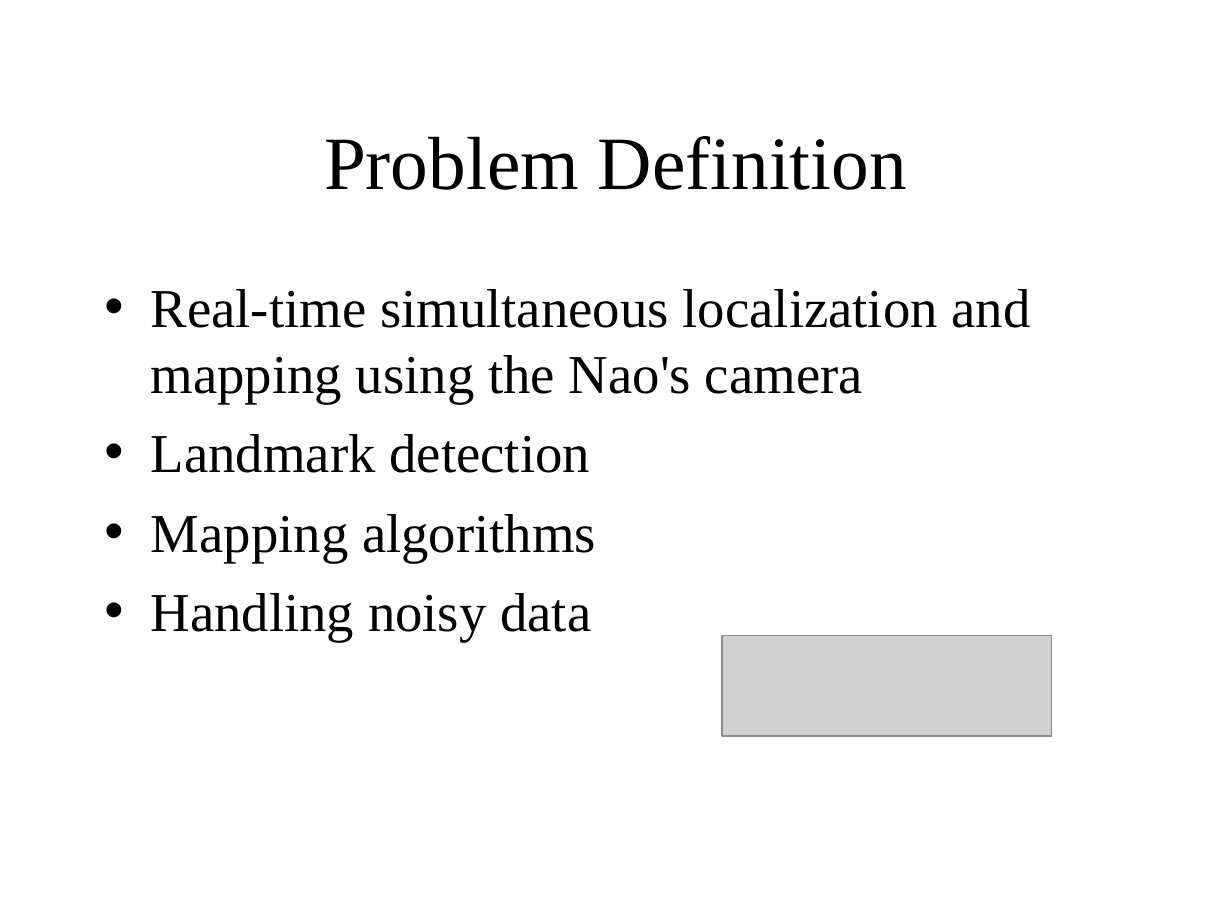
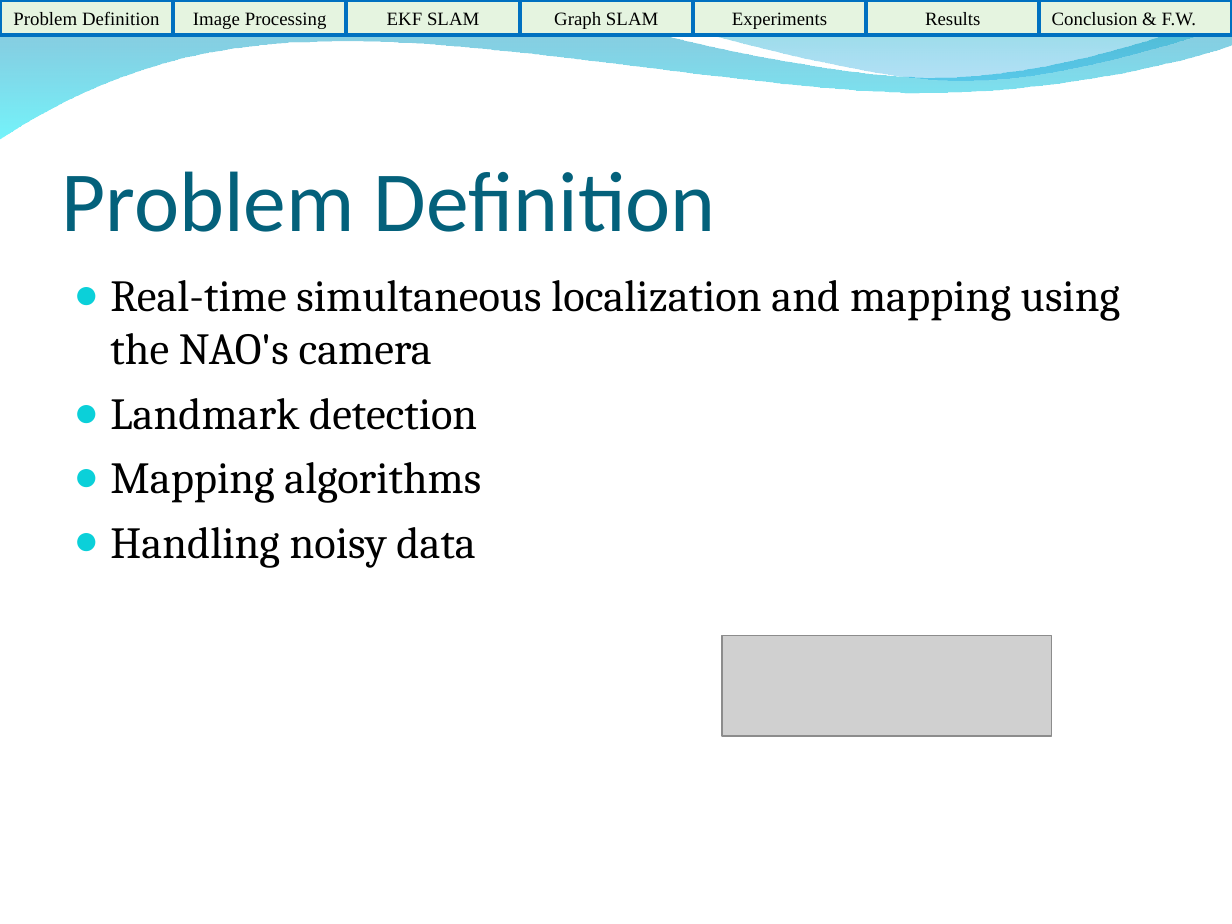
Before and after one commit to HerkyJerky/NAO-ALPHA-AS-FUCK-ROBOTS, a slide deck: slide 3 of Presentation Parts/EKF SLAM part.ppt. Drawn at 1232x924 pixels with LibreOffice and Linux fonts; fonts in the diff are those of the drawing; grey boxes stand for pictures; background and template pictures are left out. Boxes give left, top, right and bottom in pixels: in the first picture for what was removed or moved away, otherwise in the second. Text is boxed around its words. In the diff, an @@ line names an element or a change of style, - is before the commit and + after.

```diff
--- a/Presentation Parts/EKF SLAM part.ppt
+++ b/Presentation Parts/EKF SLAM part.ppt
@@ freeform shape added at (0,0,1232,139), fill gradient #0079AF to #00EBF8 @@
@@ rectangle added at (0,0,174,36), fill #E5F4E0, outline #0070C0 2.24 pt, 11 pt, text #000000 @@
+Problem Definition
@@ rectangle added at (174,0,347,36), fill #E5F4E0, outline #0070C0 2.24 pt, 11 pt, text #000000 @@
+Image Processing
@@ rectangle added at (346,0,520,36), fill #E5F4E0, outline #0070C0 2.24 pt, 11 pt, text #000000 @@
+EKF SLAM
@@ rectangle added at (520,0,694,36), fill #E5F4E0, outline #0070C0 2.24 pt, 11 pt, text #000000 @@
+Graph SLAM
@@ freeform shape added at (590,0,1232,85), fill gradient #00ADB6 to #009BE5 @@
@@ rectangle added at (694,0,867,36), fill #E5F4E0, outline #0070C0 2.24 pt, 11 pt, text #000000 @@
+Experiments
@@ rectangle added at (866,0,1040,36), fill #E5F4E0, outline #0070C0 2.24 pt, 11 pt, text #000000 @@
+Results
@@ rectangle added at (1040,0,1232,36), fill #E5F4E0, outline #0070C0 2.24 pt, 11 pt, text #000000 @@
+Conclusion & F.W.
@@ title "Problem Definition": place and size @@
-title "Problem Definition" at (324,136,907,190)
+title "Problem Definition" at (62,171,716,232)
@@ title "Problem Definition" at (62,171,716,232): size 44 to 50 pt, font Times New Roman to Calibri, text colour #000000 to #04617B; alignment centre to left; vertical alignment middle to bottom @@
@@ text "Real-time simultaneous localization and mapping ...": place and size @@
-text "Real-time simultaneous localization and mapping ..." at (151,289,1031,642)
+text "Real-time simultaneous localization and mapping ..." at (110,280,1120,568)
@@ text at (110,280,1120,365): text changed; size 32 to 26 pt; font Times New Roman to Cambria @@
-• Real-time simultaneous localization and mapping using the Nao's camera
+● Real-time simultaneous localization and mapping using the NAO's camera
@@ text at (110,398,481,568): size 32 to 26 pt, font Times New Roman to Cambria in "Landmark detection", "Mapping algorithms", "Handling noisy data"; bullet • to ●; less space between paragraphs; bullet colour #000000 to #0BD0D9 @@
```
Also in this commit, not shown: 10 other slides changed, 4 slides added, 4 slides removed.
